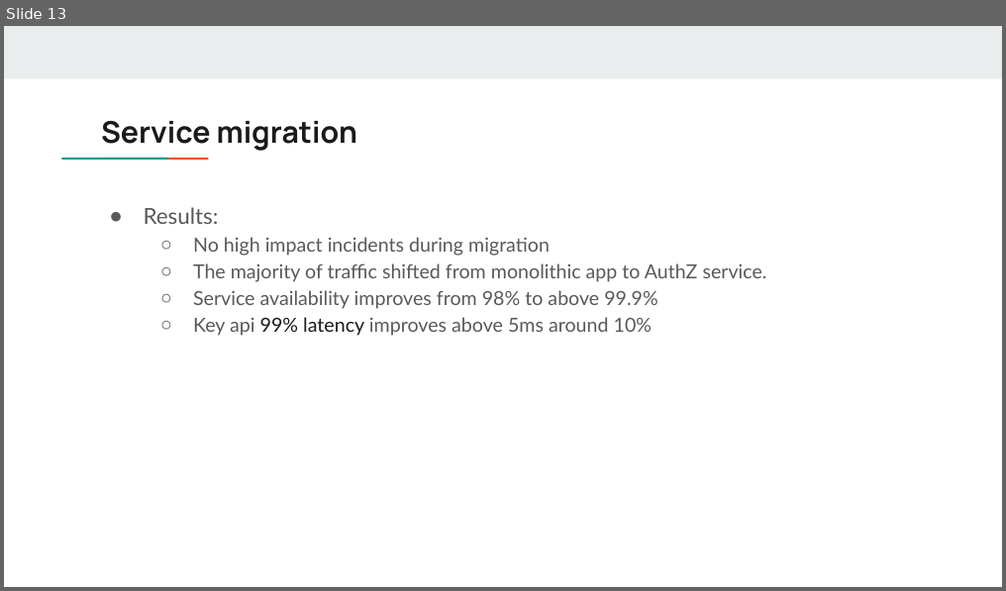
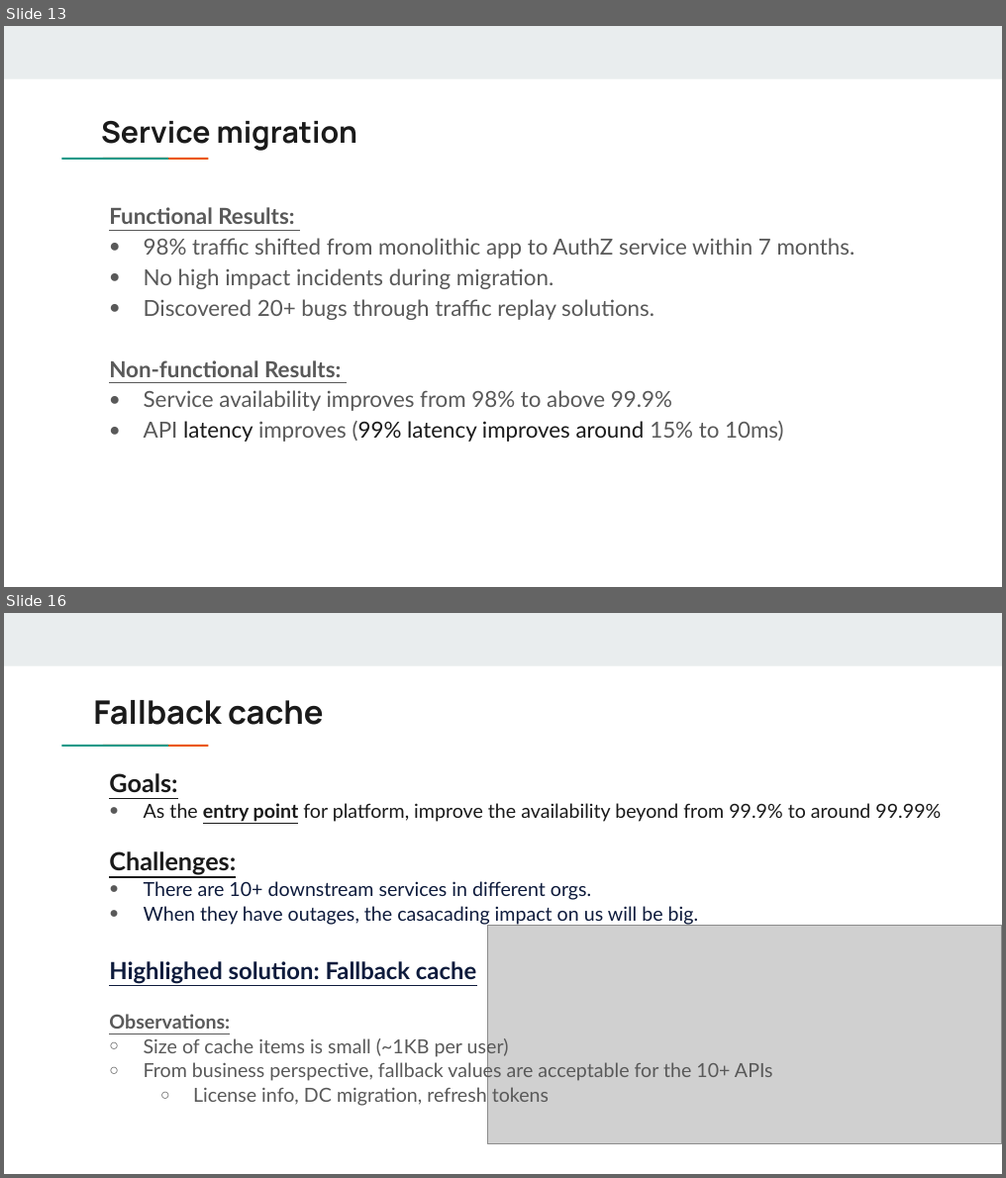
Before and after one commit to DreamOfTheRedChamber/my-resume, a slide deck: ExperiencesTalks/AuthzServiceMigration.pptx. Shown one above the other, each under a label of ours: slide 13 before the commit, slides 13 and 16 after it; the slides between them are not shown. The pictures are 1006x591 and 1006x1178 pixels, drawn with LibreOffice and Linux fonts; fonts in the diff are those of the drawing; grey boxes stand for pictures. Boxes give left, top, right and bottom in pixels: in the first picture for what was removed or moved away, otherwise in the second. Text is boxed around its words. In the diff, an @@ line names an element or a change of style, - is before the commit and + after.

```diff
--- a/ExperiencesTalks/AuthzServiceMigration.pptx
+++ b/ExperiencesTalks/AuthzServiceMigration.pptx
@@ slide 16 added at [4,613,1002,1174], background #FFFFFF; not listed: 3 template elements that a slide beside it also shows @@
@@ title added at [93,700,324,725], 23.4 pt, text #1A1A1A, bold @@
+Fallback cache
@@ text added at [109,773,941,1106], 14 pt, text #595959 @@
+Goals:
+● As the entry point for platform, improve the availability beyond from 99.9% to around 99.99%
+Challenges:
+● There are 10+ downstream services in different orgs.
+● When they have outages, the casacading impact on us will be big.
+Highlighed solution: Fallback cache
+Observations:
+○ Size of cache items is small (~1KB per user)
+○ From business perspective, fallback values are acceptable for the 10+ APIs
+  ○ License info, DC migration, refresh tokens
@@ picture added at [487,926,1002,1144] @@
@@ slide 13 changed as well @@
@@ text at [109,207,855,377]: text changed; size 14 to 16 pt @@
-● Results:
-  ○ No high impact incidents during migration
-  ○ The majority of traffic shifted from monolithic app to AuthZ service.
+Functional Results:
+● 98% traffic shifted from monolithic app to AuthZ service within 7 months.
+● No high impact incidents during migration.
+● Discovered 20+ bugs through traffic replay solutions.
+Non-functional Results:
@@ text at [144,390,672,411]: size 14 to 16 pt in "Service availability improves from 98% to above ..."; bullet ○ to ●; list level 2 to 1 in "Service availability improves from 98% ..." @@
@@ text at [144,421,783,442]: text changed; size 14 to 16 pt; text colour #595959 to #1A1A1A @@
-  ○ Key api 99% latency improves above 5ms around 10%
+● API latency improves (99% latency improves around 15% to 10ms)
```
Also in this commit, not shown: 10 other slides changed, 9 other slides added, 9 slides removed.
